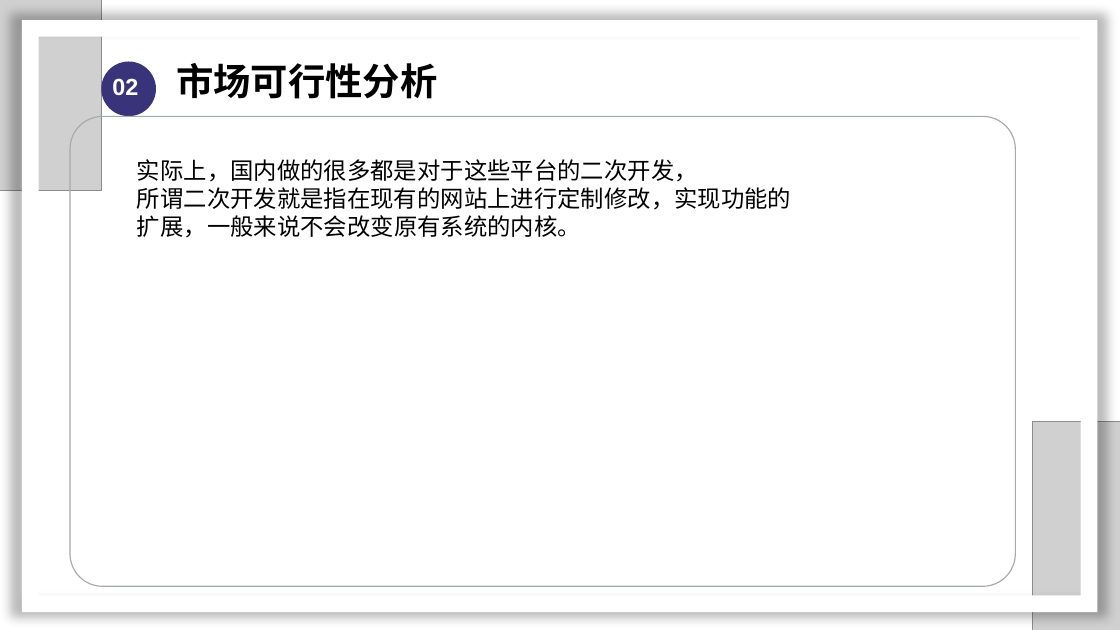
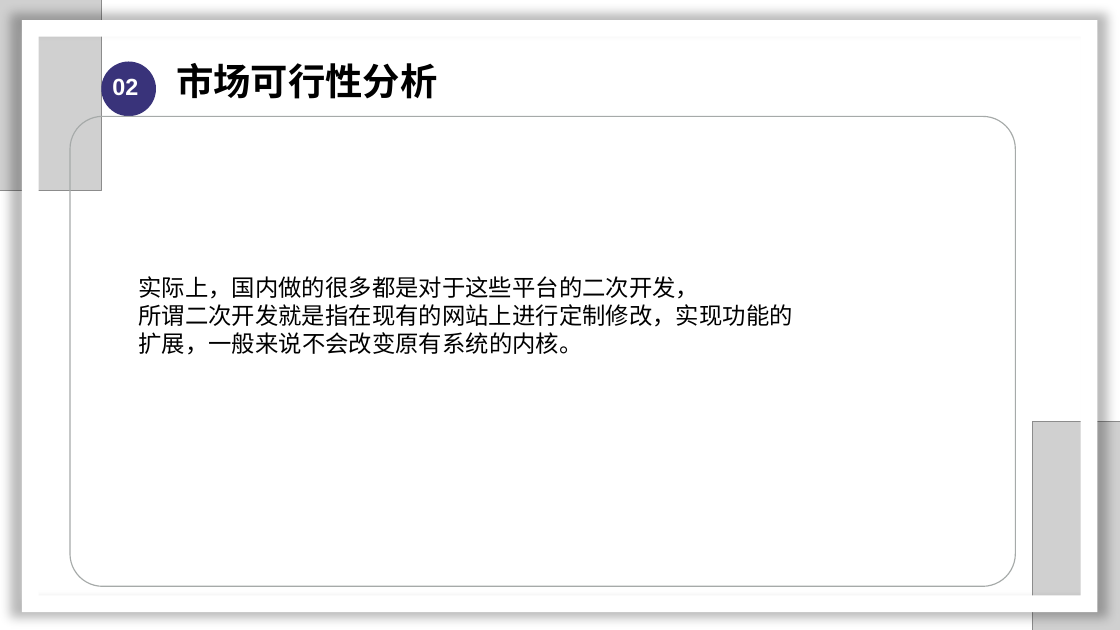
Before and after one commit to SarielX98/PRD2018G14, a slide deck: slide 10 of 受控文档/PPT/软件需求工程审核PPT.pptx. Drawn at 1120x630 pixels with LibreOffice and Linux fonts; fonts in the diff are those of the drawing; grey boxes stand for pictures; background and template pictures are left out. Boxes give left, top, right and bottom in pixels: in the first picture for what was removed or moved away, otherwise in the second. Text is boxed around its words. In the diff, an @@ line names an element or a change of style, - is before the commit and + after.

```diff
--- a/受控文档/PPT/软件需求工程审核PPT.pptx
+++ b/受控文档/PPT/软件需求工程审核PPT.pptx
@@ text "实际上，国内做的很多都是对于这些平台的二次开发，" moved from (x1=137, y1=159, x2=791, y2=238) to (x1=138, y1=276, x2=792, y2=355) @@
```
Also in this commit, not shown: 11 other slides changed, 4 slides added.
